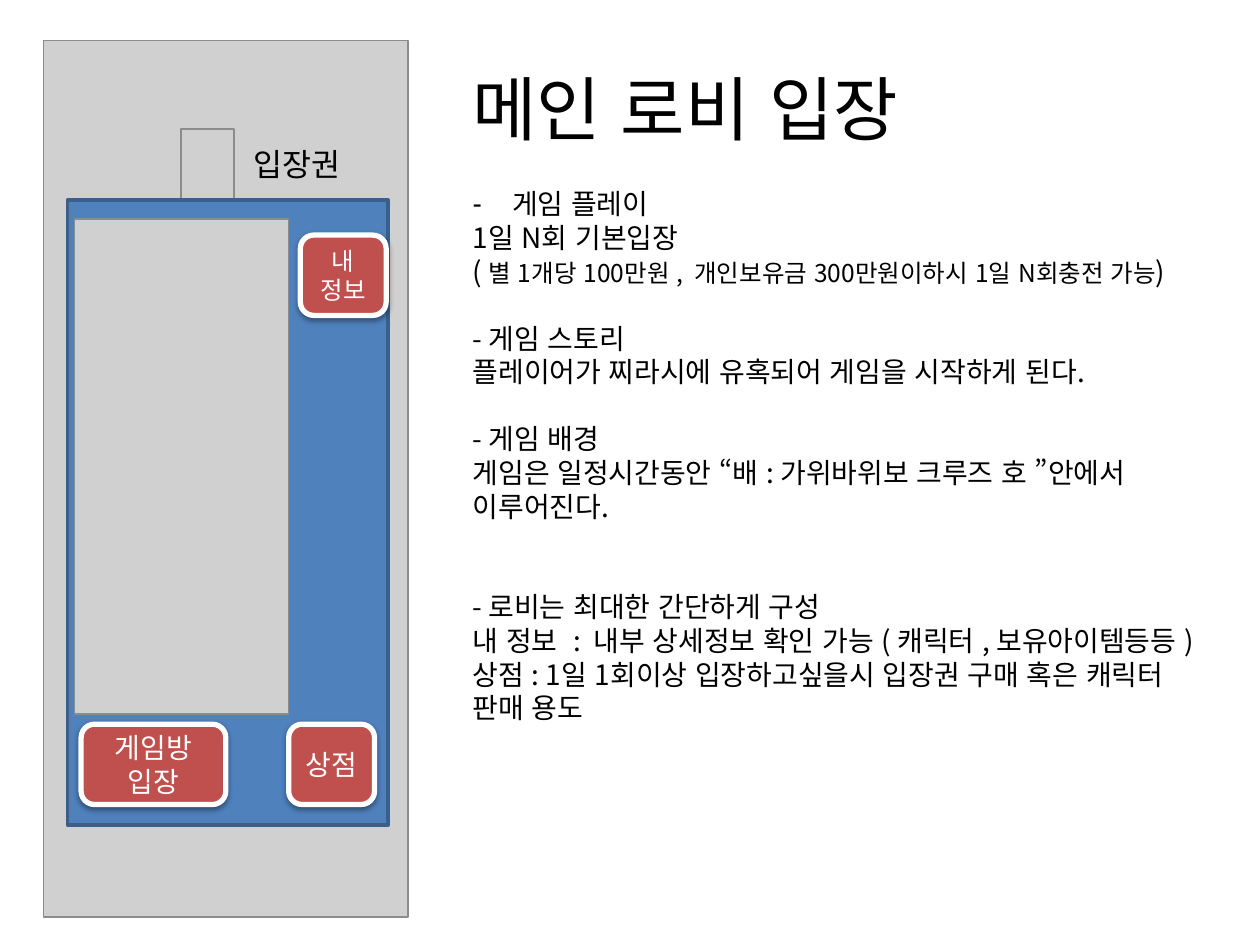
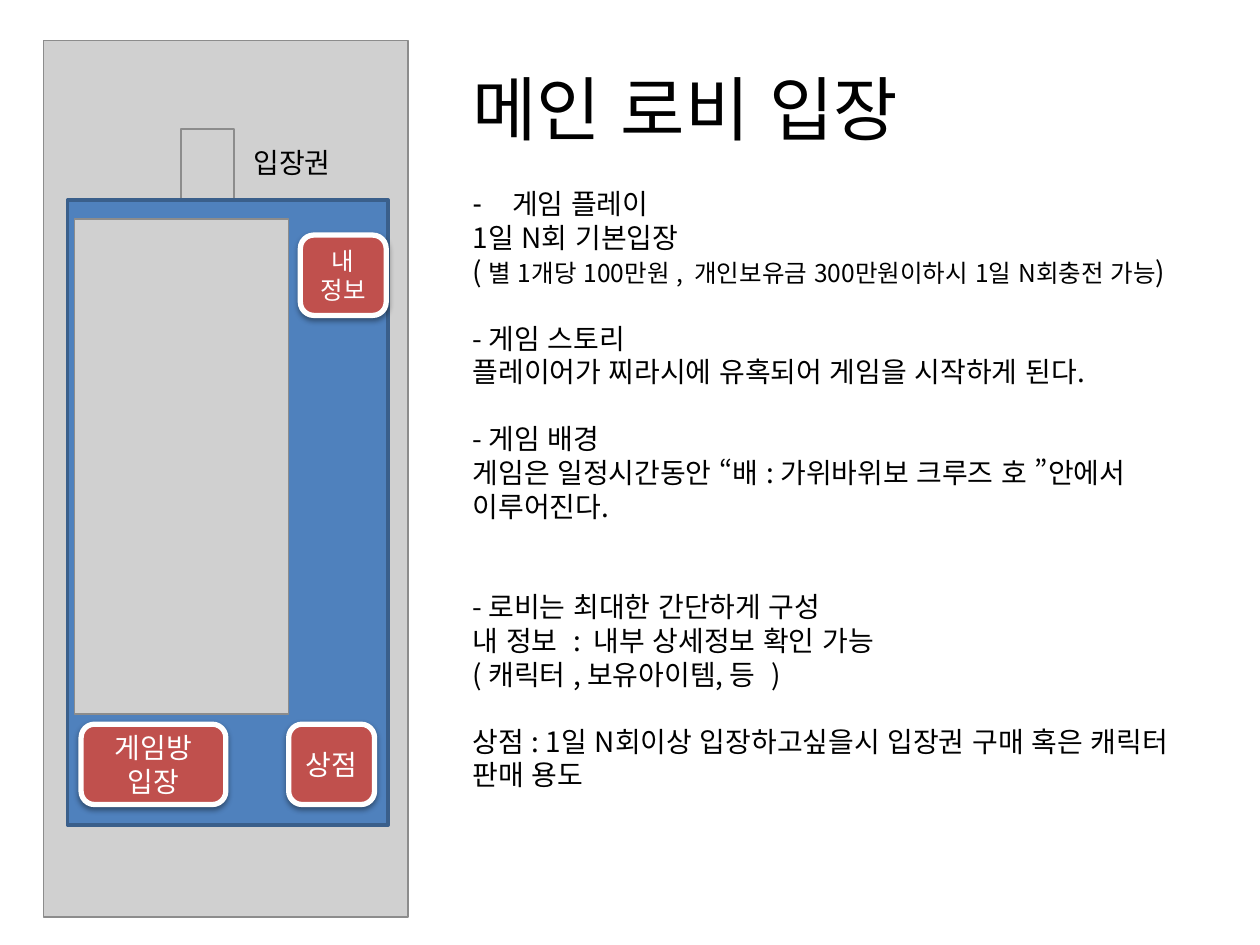
Before and after one commit to Pacman18/Plan, a slide deck: slide 3 of Take게임플로우.pptx. Drawn at 1260x945 pixels with LibreOffice and Linux fonts; fonts in the diff are those of the drawing; grey boxes stand for pictures. Boxes give left, top, right and bottom in pixels: in the first picture for what was removed or moved away, otherwise in the second. Text is boxed around its words. In the diff, an @@ line names an element or a change of style, - is before the commit and + after.

```diff
--- a/Take게임플로우.pptx
+++ b/Take게임플로우.pptx
@@ text "입장권" at box(254, 150, 331, 175): size 18 to 16 pt @@
@@ text at box(473, 627, 1168, 788): text changed @@
-내 정보 : 내부 상세정보 확인 가능 ( 캐릭터 , 보유아이템등등 )
-상점 : 1일 1회이상 입장하고싶을시 입장권 구매 혹은 캐릭터 판매 용도
+내 정보 : 내부 상세정보 확인 가능
+( 캐릭터 , 보유아이템, 등 )
+상점 : 1일 N회이상 입장하고싶을시 입장권 구매 혹은 캐릭터 판매 용도
```
Also in this commit, not shown: 11 other slides changed, 7 slides added.
